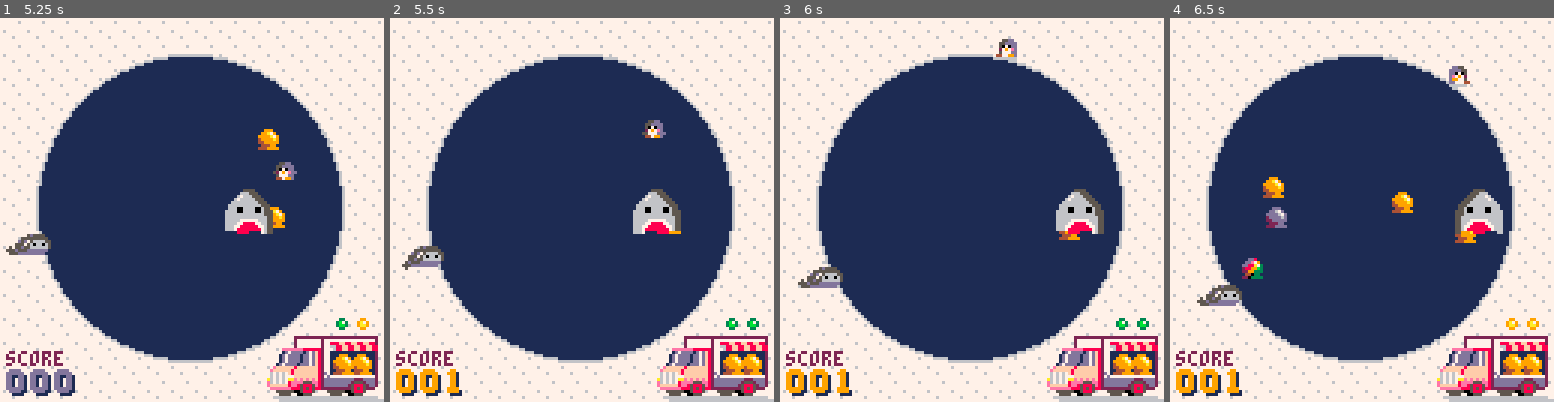
Above: before the commit, frames 1-4 (left to right).
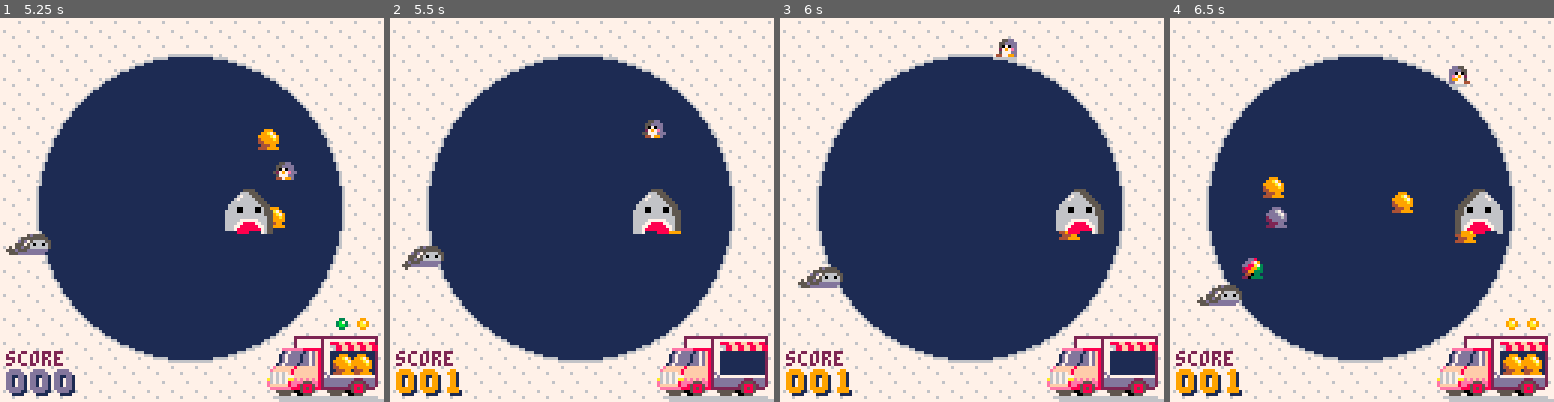
Above: after the commit, the same moments.

Repository: phwebi/loop-n-scoop
Game: PICO-8 cartridge loopnscoop.p8
The game is run twice, just before and just after one commit, with the same random seed, the same clock (stepped at 60 frames per second) and the same inputs.
Inputs:
- Up to frame 1 (5.25 s): tap X (X key) at 0.33, 1.07, 1.85, 2.97, 4.08, 5.2 s; tap O (Z key) at 0.7, 1.7, 2.1, 2.5, 2.9, 3.3, 3.7, 4.1, 4.5, 4.9 s; hold Right 1.6-2.1 s; hold Up 2.15-2.42 s; hold Right 2.47-3.03 s; hold Left 3.08-3.58 s; hold Down 3.63-3.97 s; hold Right 4.02-4.68 s; hold Up 4.73-5.03 s; hold Left from 5.08 s (still down)
- Up to frame 2 (5.5 s): keep holding Left; tap O (Z key) at 5.3 s
- Up to frame 3 (6 s): release Left at 5.68 s; tap O (Z key) at 5.7 s; hold Down from 5.73 s (still down)
- Up to frame 4 (6.5 s): release Down at 6.03 s; hold Right from 6.08 s (still down); tap O (Z key) at 6.1 s; tap X (X key) at 6.32 s

Frame 1 is identical in both runs. In frame 2, 0.6% of the frame differs, in the area x 86-97%, y 78-93%; in frame 3, 0.6%; in frame 4, nothing differs.

Commit message:
don't die if order is done and you pick up scoop

Diff:
--- a/loopnscoop.p8
+++ b/loopnscoop.p8
@@ -465,6 +465,7 @@
 end
 
 function draw_order(o)
+  if o.scored then return end
   -- draw in truck
   spr(scoop_sprite(o.scoop2), 116, 112)
   spr(scoop_sprite(o.scoop1), 110, 112)
@@ -512,7 +513,7 @@
         order.scoop1_done = p.leaps
       elseif (order.scoop2_done == 0) and (obj.flavor == wildcard_scoop or obj.flavor == order.scoop2) then
         order.scoop2_done = p.leaps
-      else
+      elseif (not order.scored) then
         p.state = dead
       end
     end
